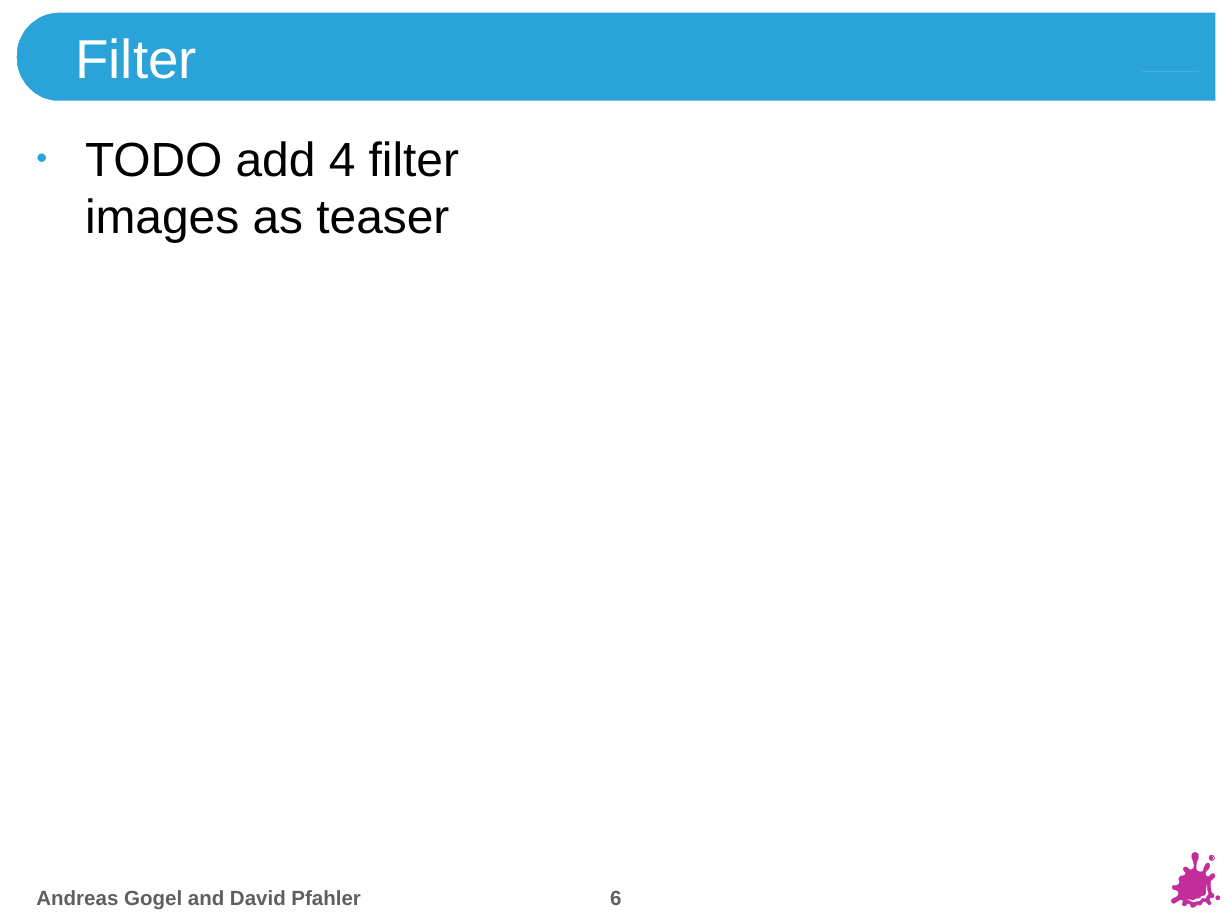
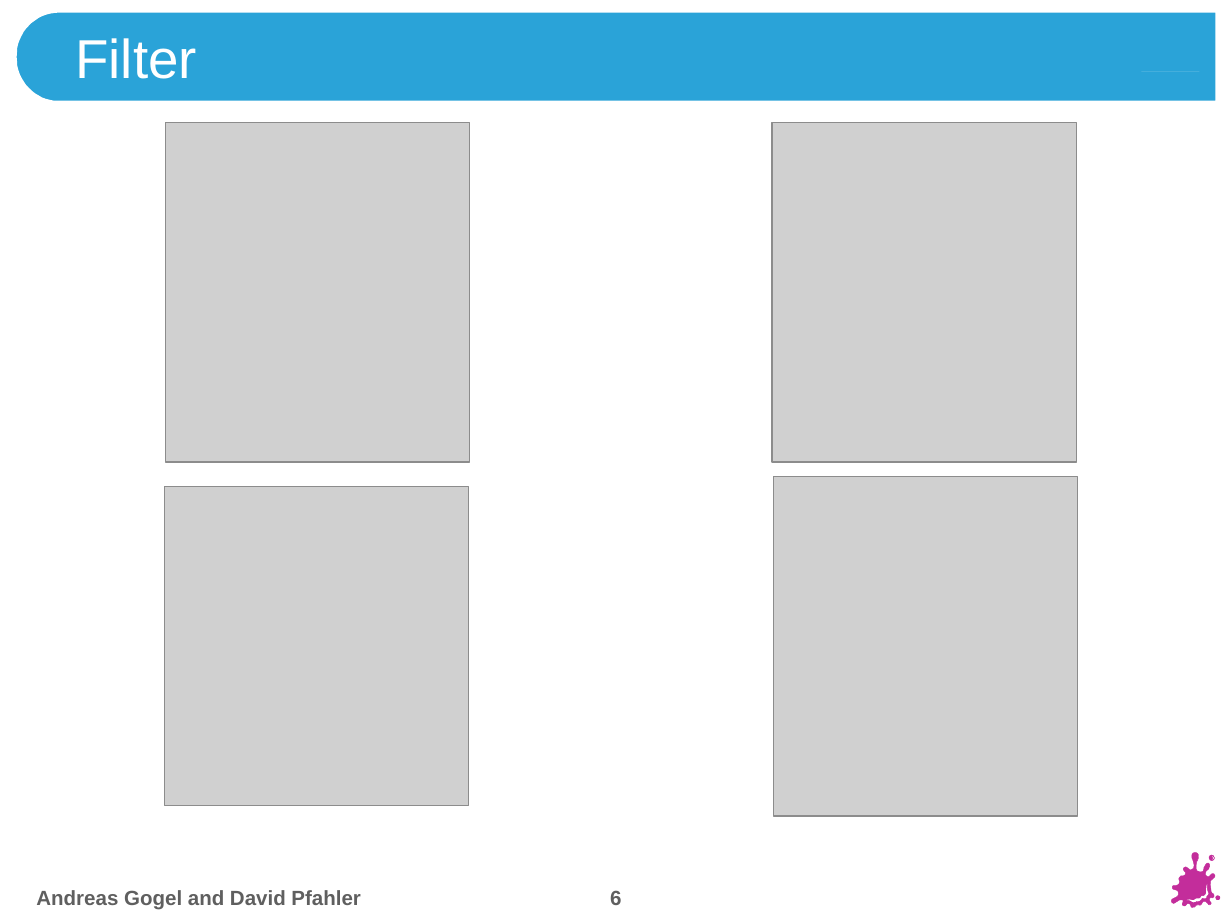
Before and after one commit to theShmoo/medvis2, a slide deck: slide 6 of Slides/MedVis2.pptx. Drawn at 1232x924 pixels with LibreOffice and Linux fonts; fonts in the diff are those of the drawing; grey boxes stand for pictures; background and template pictures are left out. Boxes give left, top, right and bottom in pixels: in the first picture for what was removed or moved away, otherwise in the second. Text is boxed around its words. In the diff, an @@ line names an element or a change of style, - is before the commit and + after.

```diff
--- a/Slides/MedVis2.pptx
+++ b/Slides/MedVis2.pptx
@@ text removed at (x1=85, y1=141, x2=459, y2=243) @@
-• TODO add 4 filter images as teaser
@@ picture added at (x1=165, y1=122, x2=469, y2=462) @@
@@ picture added at (x1=772, y1=122, x2=1077, y2=462) @@
@@ picture added at (x1=774, y1=477, x2=1078, y2=817) @@
@@ picture added at (x1=164, y1=487, x2=468, y2=806) @@
```
Also in this commit, not shown: 7 other slides changed, 2 slides added, 10 other files.
